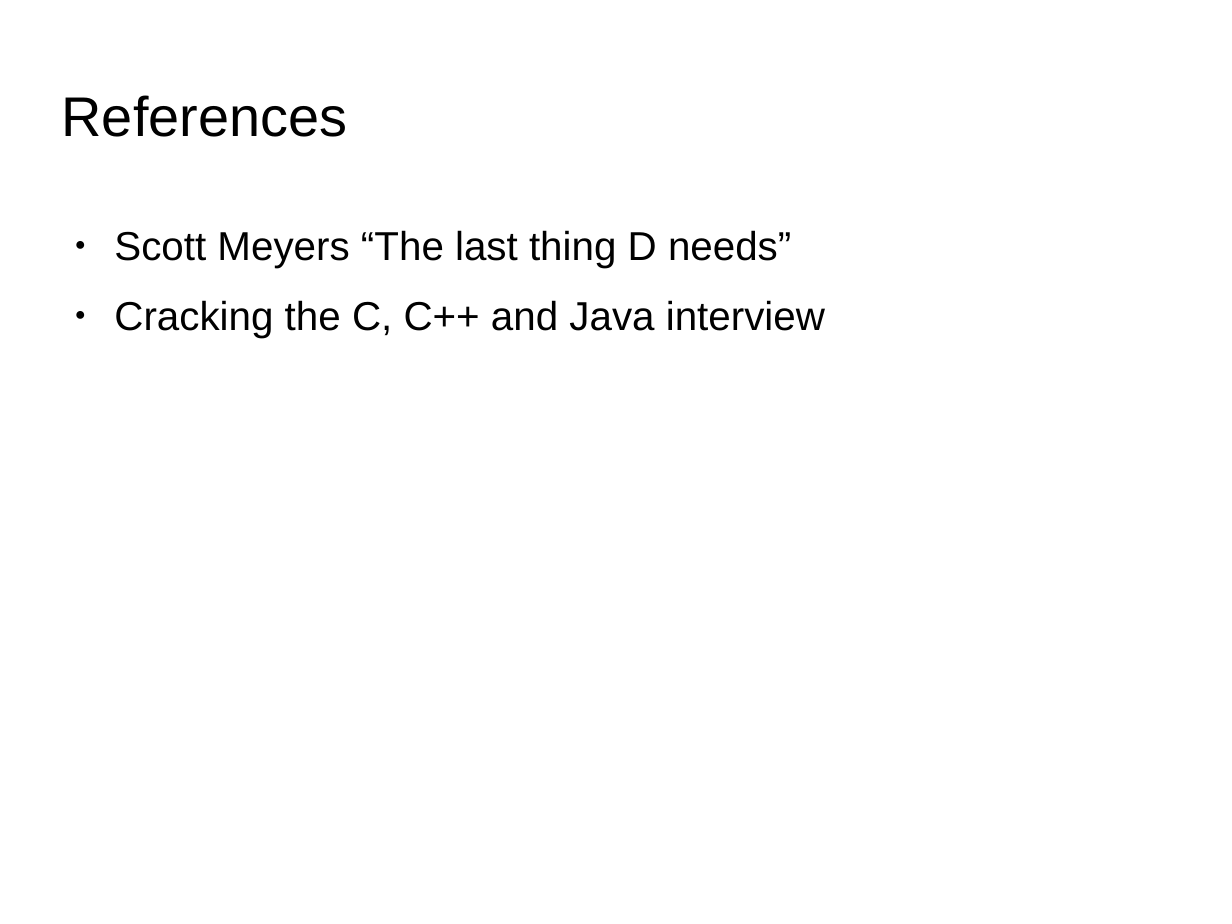
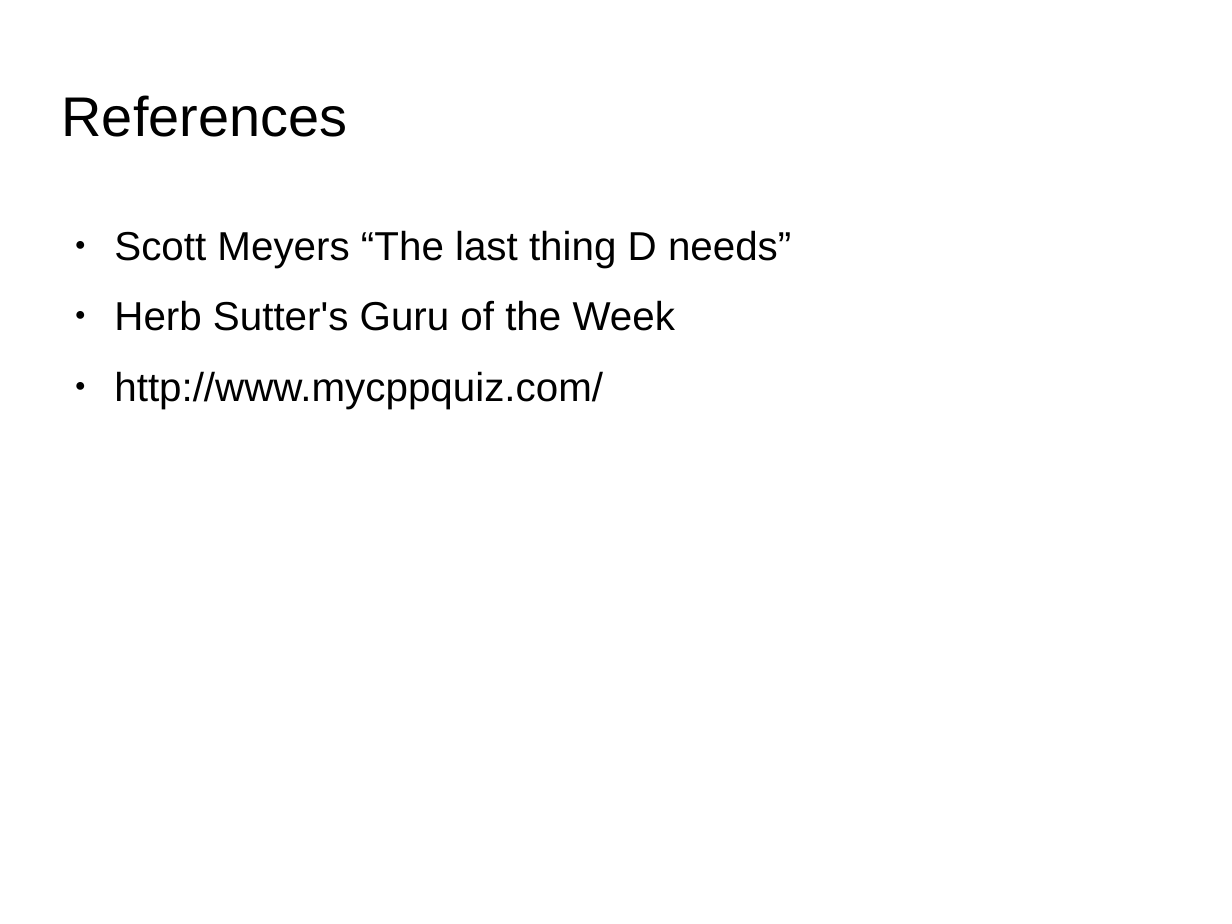
Before and after one commit to kks32/cpp-software-development, a slide deck: slide 26 of Ex22_C++_Quiz/Ex22_C++_Quiz.odp (slide 18 before the commit). Drawn at 1232x924 pixels with LibreOffice and Linux fonts; fonts in the diff are those of the drawing; background and template pictures are left out. Boxes give left, top, right and bottom in pixels: in the first picture for what was removed or moved away, otherwise in the second. Text is boxed around its words. In the diff, an @@ line names an element or a change of style, - is before the commit and + after.

```diff
--- a/Ex22_C++_Quiz/Ex22_C++_Quiz.odp
+++ b/Ex22_C++_Quiz/Ex22_C++_Quiz.odp
@@ text at <box>114,300,675,409</box>: text changed @@
-● Cracking the C, C++ and Java interview
+● Herb Sutter's Guru of the Week
+● http://www.mycppquiz.com/
```
Also in this commit, not shown: 8 slides added, 3 other files.
